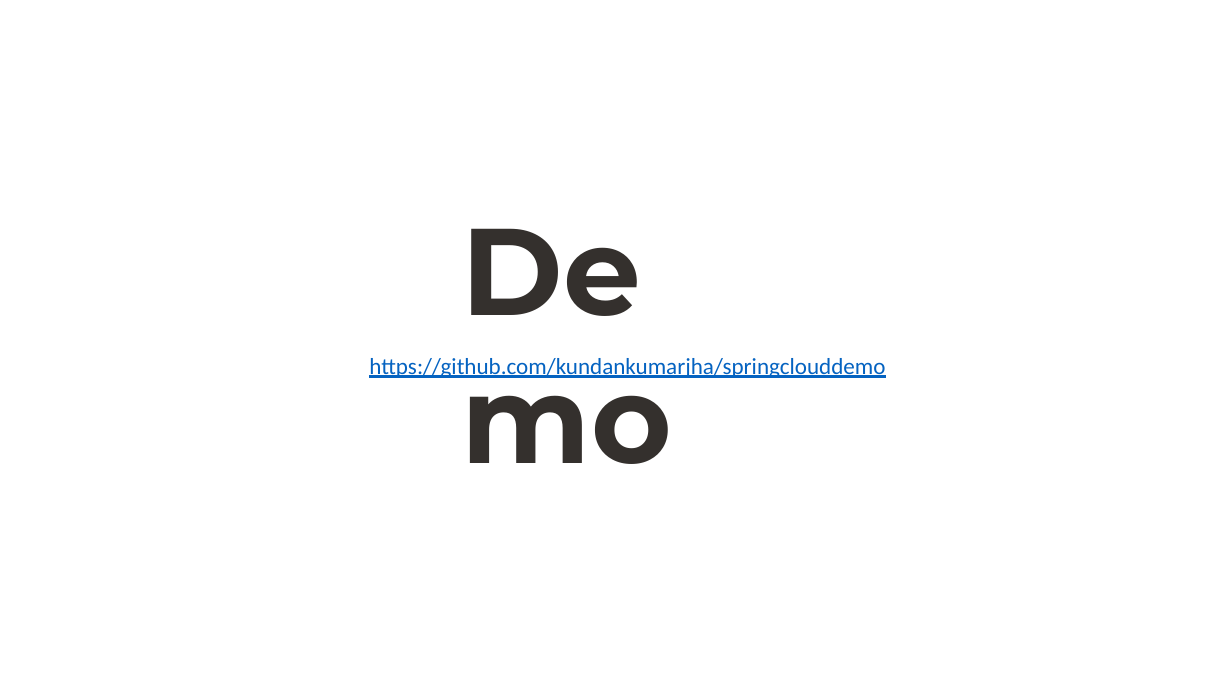
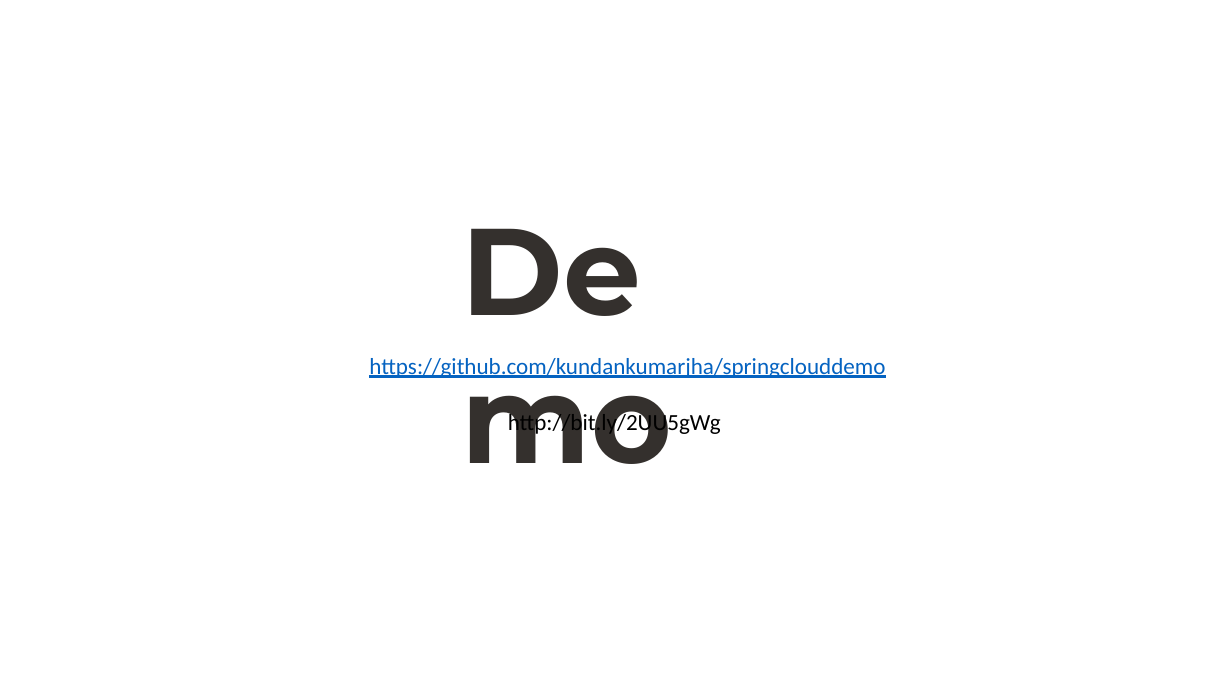
Before and after one commit to kundankumarjha/springclouddemo, a slide deck: slide 12 of SpringCloud.pptx. Drawn at 1232x693 pixels with LibreOffice and Linux fonts; fonts in the diff are those of the drawing. Boxes give left, top, right and bottom in pixels: in the first picture for what was removed or moved away, otherwise in the second. Text is boxed around its words. In the diff, an @@ line names an element or a change of style, - is before the commit and + after.

```diff
--- a/SpringCloud.pptx
+++ b/SpringCloud.pptx
@@ text added at bbox=[508, 410, 721, 436], 18 pt, text #000000 @@
+http://bit.ly/2UU5gWg
```
Also in this commit, not shown: 2 other slides changed.
